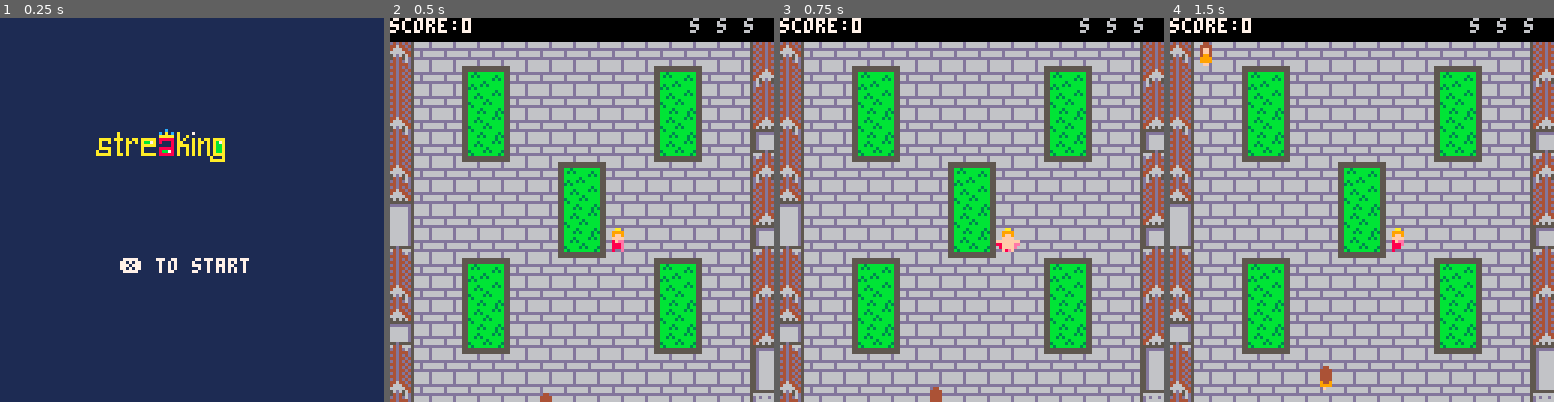
Above: before the commit, frames 1-4 (left to right).
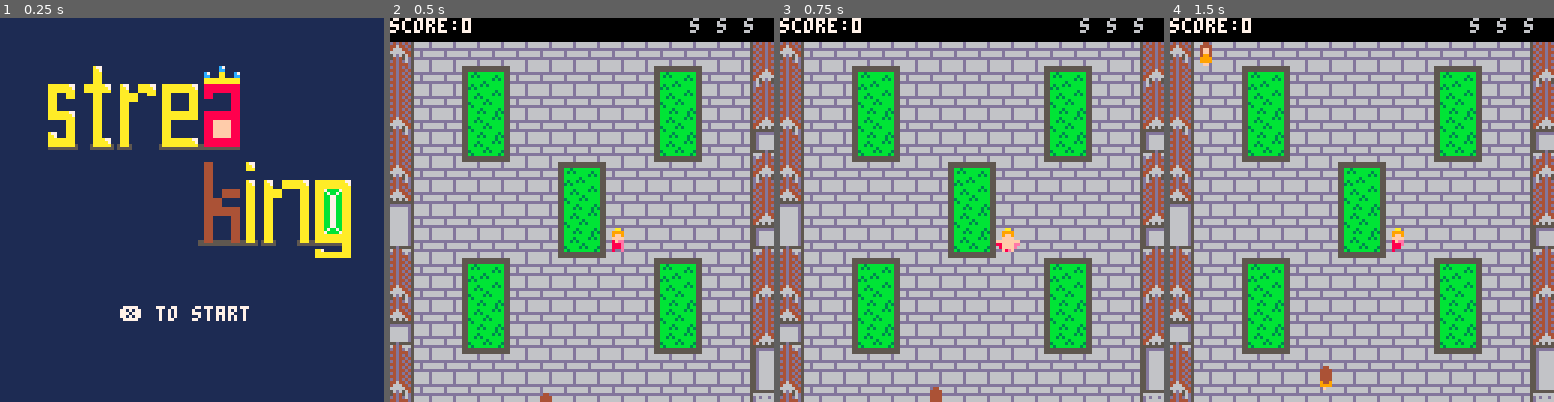
Above: after the commit, the same moments.

Repository: Wagomu056/SKing
Game: PICO-8 cartridge s-king.p8
Same seed, same stepped clock (60 frames per second), same inputs: the game is played once before the commit and once after it.
Inputs:
- Up to frame 1 (0.25 s): no input
- Up to frame 2 (0.5 s): tap X (X key) at 0.33 s
- Up to frame 3 (0.75 s): tap O (Z key) at 0.7 s
- Up to frame 4 (1.5 s): tap X (X key) at 1.07 s

The runs differ from the first frame. In frame 1, 11% of the frame differs, in the area x 12-92%, y 12-79%; in frame 2, nothing differs; in frame 3, nothing differs; in frame 4, nothing differs.

Commit message:
タイトル画面追加

Diff:
--- a/s-king.p8
+++ b/s-king.p8
@@ -837,14 +837,24 @@
 		rectfill(0, 0, 580, 540, 1)
 
 		-- title logo
+		local spr_size = 4
 		local logo_spr = 128
-		local logo_pos_start = {32,32}
-		local logo_pos_offset = 8 * 2
-		for i=0,2 do
-			spr(logo_spr+i*2,
-				logo_pos_start[1]+logo_pos_offset*i,
-				logo_pos_start[2],
-				2,2)
+		local logo_pos_start_up = {16,16}
+		local logo_pos_start_low = {16,48}
+		local logo_pos_offset = 8 * spr_size
+		for i=0,4 do
+			if i <= 1 then
+				spr(logo_spr+i*spr_size,
+					logo_pos_start_up[1]+logo_pos_offset*i,
+					logo_pos_start_up[2],
+					spr_size,spr_size)
+			else
+				spr(logo_spr+i*spr_size,
+					logo_pos_start_low[1]
+					+logo_pos_offset*i-16,
+					logo_pos_start_low[2],
+					spr_size,spr_size)
+			end
 		end
 
 		-- message
@@ -854,7 +864,7 @@
 			title_is_show = not title_is_show
 		end
 		if title_is_show then
-			print("\x97 to start",40,80,7)
+			print("\x97 to start",40,96,7)
 		end
 	else
 		map(0,0,0,0,16,16)
Not shown, changed: 32 lines of the sprite sheet (__gfx__) section of s-king.p8
